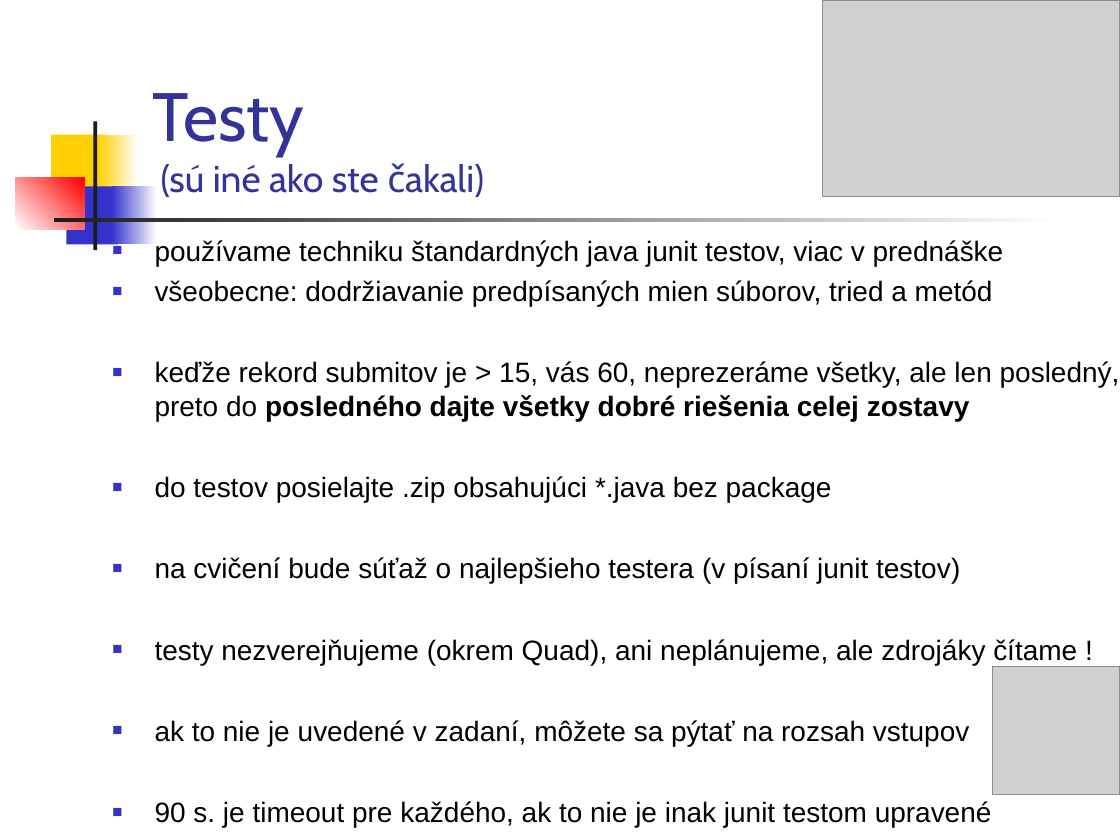
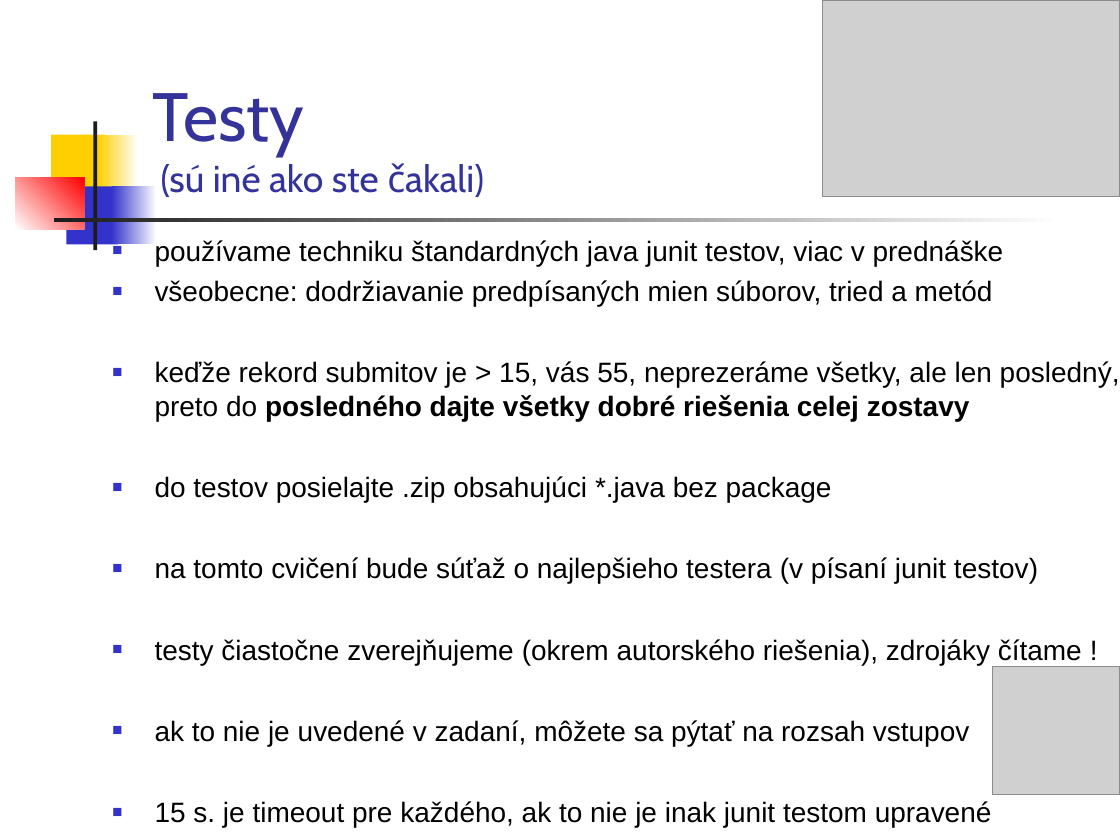
Before and after one commit to Programovanie4/Prednasky, a slide deck: slide 4 of 02/02_java.ppt. Drawn at 1120x840 pixels with LibreOffice and Linux fonts; fonts in the diff are those of the drawing; grey boxes stand for pictures. Boxes give left, top, right and bottom in pixels: in the first picture for what was removed or moved away, otherwise in the second. Text is boxed around its words. In the diff, an @@ line names an element or a change of style, - is before the commit and + after.

```diff
--- a/02/02_java.ppt
+++ b/02/02_java.ppt
@@ text at <box>155,361,1120,421</box>: text changed @@
-■ keďže rekord submitov je > 15, vás 60, neprezeráme všetky, ale len posledný, preto do posledného dajte všetky dobré riešenia celej zostavy
+■ keďže rekord submitov je > 15, vás 55, neprezeráme všetky, ale len posledný, preto do posledného dajte všetky dobré riešenia celej zostavy
@@ text at <box>155,557,1082,665</box>: text changed @@
-■ na cvičení bude súťaž o najlepšieho testera (v písaní junit testov)
-■ testy nezverejňujeme (okrem Quad), ani neplánujeme, ale zdrojáky čítame !
+■ na tomto cvičení bude súťaž o najlepšieho testera (v písaní junit testov)
+■ testy čiastočne zverejňujeme (okrem autorského riešenia), zdrojáky čítame !
@@ text at <box>155,801,992,827</box>: text changed @@
-■ 90 s. je timeout pre každého, ak to nie je inak junit testom upravené
+■ 15 s. je timeout pre každého, ak to nie je inak junit testom upravené
```
Also in this commit, not shown: 14 other slides changed, 14 slides added, 2 other files.
